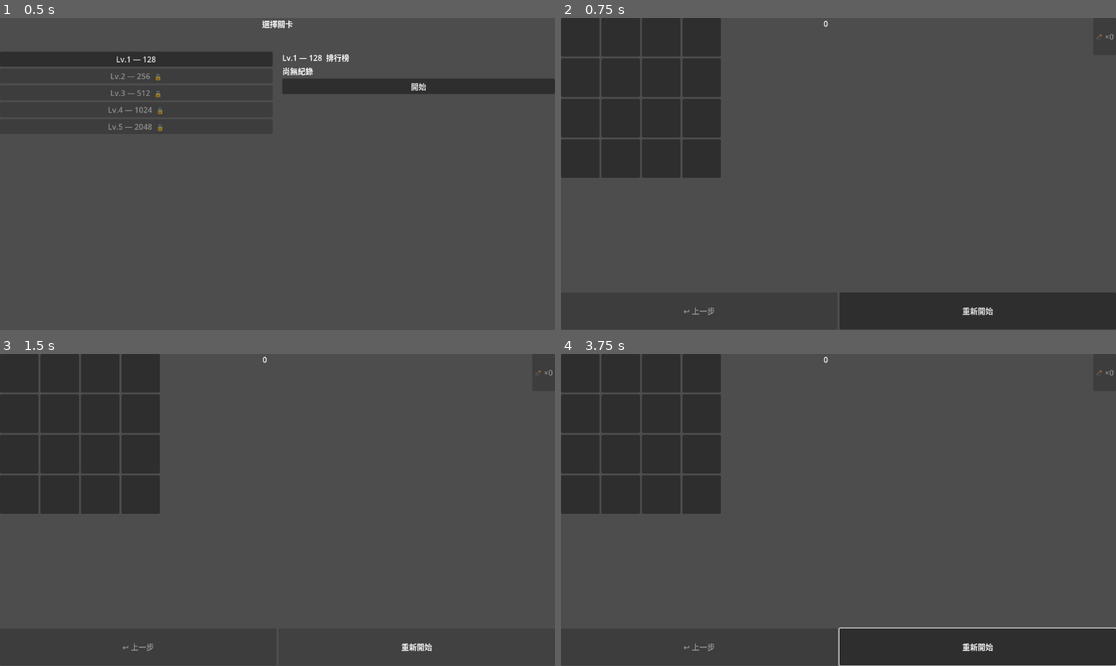
Above: before the commit, frames 1-4 (two rows, left to right).
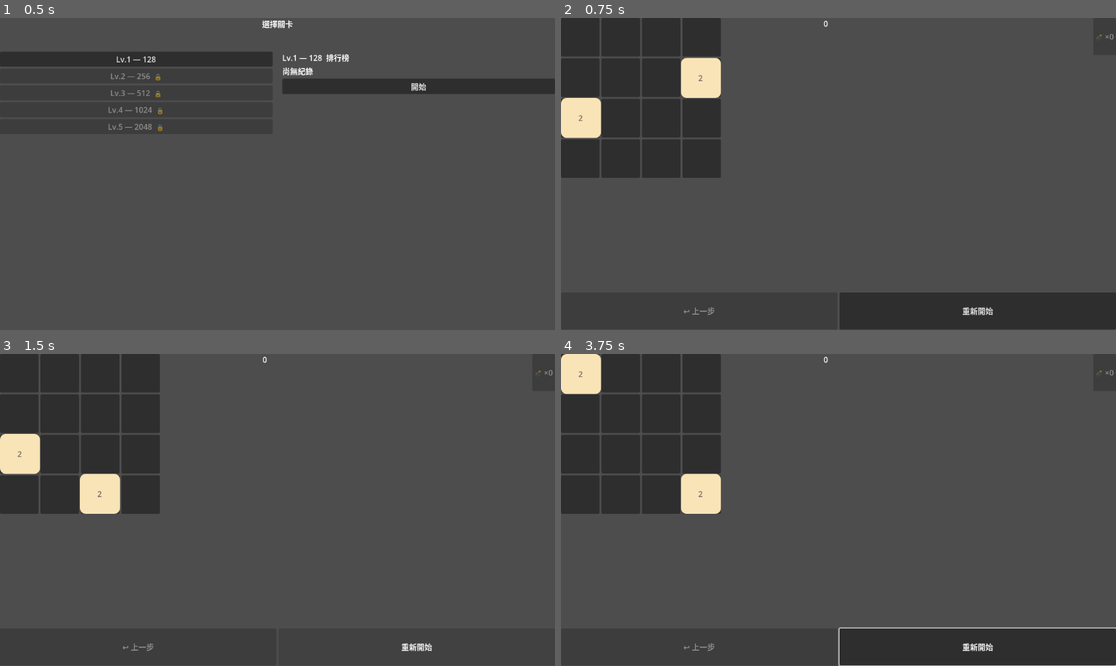
Above: after the commit, the same moments.

Repository: holysi/2048_practice
Game: Godot game, scene res://scenes/Main.tscn
Two runs of this game, one before a commit and one after it. Both use one fixed random seed, a clock stepped at 60 frames per second and the inputs below.
Inputs (mouse positions are in pixels of both pictures, inside the frame that each line leads up to):
- Up to frame 1 (0.5 s): no input
- Up to frame 2 (0.75 s): click "開始" at 0.5 s
- Up to frame 3 (1.5 s): click "重新開始" at 1.25 s
- Up to frame 4 (3.75 s): click "重新開始" at 2 s; tap Enter at 2.75 s; move the mouse to (960, 494) at 2.77 s; hold Right 2.78-3.53 s; click (960, 494) at 2.92 s; tap Space at 3.5 s; move the mouse to (727, 525) at 3.52 s; hold Down from 3.53 s (still down)

Frame 1 is identical in both runs. In frame 2, 1.9% of the frame differs, in the area x 0-29%, y 12-39%; in frame 3, 1.8%; in frame 4, 1.9%, in the area x 0-29%, y 0-52%.
Error before the commit: Parse Error: Function "_play_bomb_tone()" not found in base self. (res://scripts/Game.gd:226)

Commit message:
feat: bomb explosion sound — 80 Hz sawtooth rumble via AudioStreamGenerator
Co-Authored-By: Claude Sonnet 4.6 <noreply@anthropic.com>

Diff:
--- a/scripts/Game.gd
+++ b/scripts/Game.gd
@@ -245,6 +245,22 @@
 		.set_ease(Tween.EASE_IN).set_trans(Tween.TRANS_SINE)
 	flash_tween.tween_callback(flash.queue_free)  # self-cleaning node
 
+func _play_bomb_tone() -> void:
+	var playback := merge_audio.get_stream_playback() as AudioStreamGeneratorPlayback
+	if playback == null:
+		return
+	var freq   := 80.0
+	var dur    := 0.3
+	var sr     := float(AUDIO_SAMPLE_RATE)
+	var frames := int(sr * dur)
+	playback.clear_buffer()
+	for i in frames:
+		var t     := float(i) / sr
+		var amp   := 0.4 * (1.0 - t / dur)          # linear decay envelope
+		var phase := fmod(freq * t, 1.0)             # sawtooth phase 0..1
+		var s     := (2.0 * phase - 1.0) * amp       # sawtooth -1..1, scaled
+		playback.push_frame(Vector2(s, s))
+
 func _on_undo_pressed() -> void:
 	if _win_shown:
 		return
